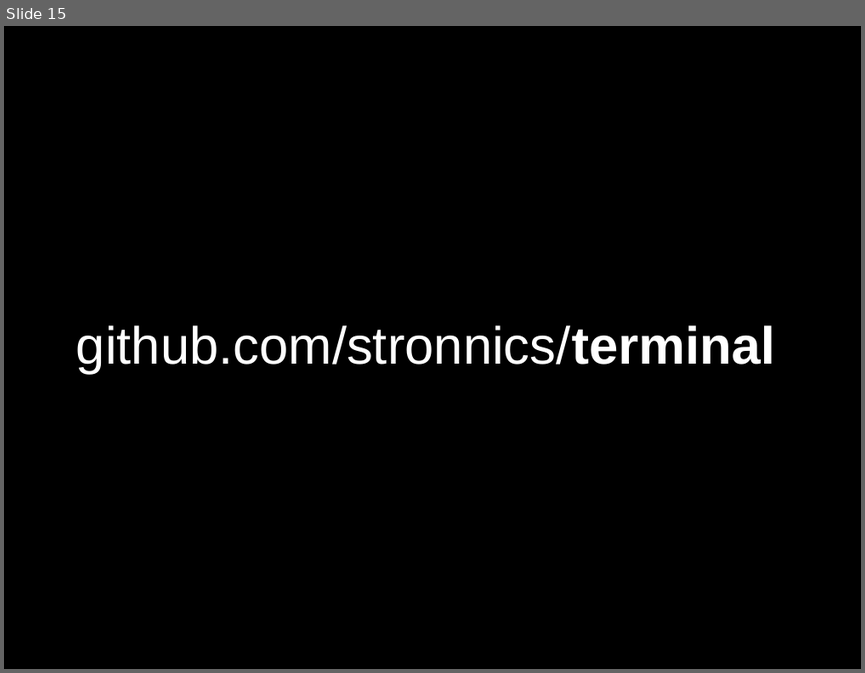
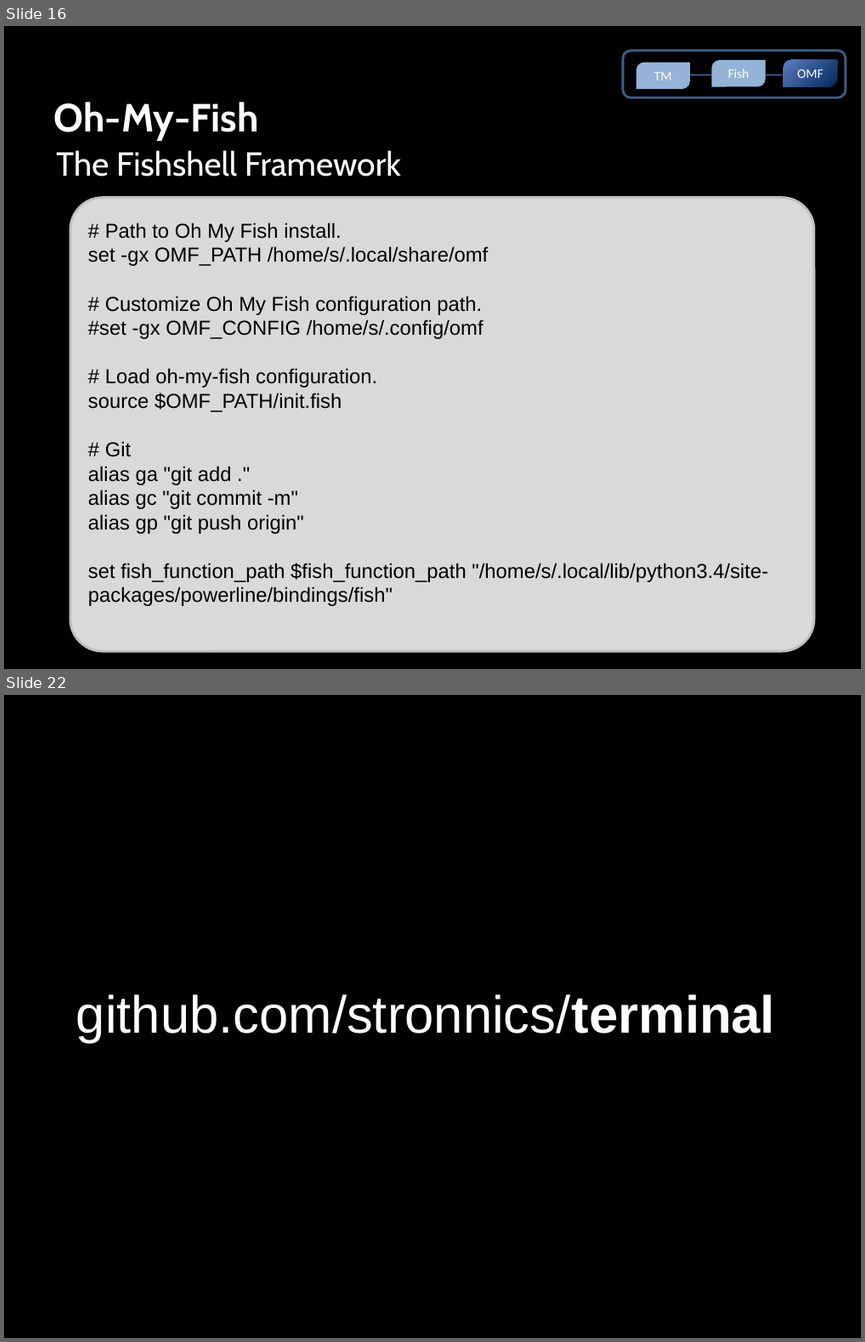
Before and after one commit to paiva/terminal, a slide deck: presentation/terminal.pptx. Shown one above the other, each under a label of ours: slide 15 before the commit, slides 16 and 22 after it; the slides between them are not shown. The pictures are 865x673 and 865x1342 pixels, drawn with LibreOffice and Linux fonts; fonts in the diff are those of the drawing. Boxes give left, top, right and bottom in pixels: in the first picture for what was removed or moved away, otherwise in the second. Text is boxed around its words. In the diff, an @@ line names an element or a change of style, - is before the commit and + after.

```diff
--- a/presentation/terminal.pptx
+++ b/presentation/terminal.pptx
@@ slide 16 added at bbox=[4, 26, 861, 669], background #000000 @@
@@ rounded rectangle added at bbox=[623, 51, 846, 98], outline #3A5F8B 2.01 pt @@
@@ round diag rect added at bbox=[636, 62, 690, 89], fill #95B3D7, 11 pt, text #FFFFFF @@
+TM
@@ line added from (689, 74) to (712, 74), #4A7EBB 0.74 pt @@
@@ round diag rect added at bbox=[712, 59, 766, 86], fill #95B3D7, 11 pt, text #FFFFFF @@
+Fish
@@ line added from (765, 74) to (782, 74), #4A7EBB 0.74 pt @@
@@ round diag rect added at bbox=[783, 59, 837, 86], fill gradient #5E7CC4 to #00295C, 11 pt, text #FFFFFF @@
+OMF
@@ text added at bbox=[54, 102, 259, 141], 33 pt, text #FFFFFF, bold @@
+Oh-My-Fish
@@ text added at bbox=[56, 150, 401, 176], 28 pt, text #FFFFFF @@
+The Fishshell Framework
@@ rounded rectangle added at bbox=[70, 198, 814, 651], fill #D9D9D9, outline #BFBFBF 2 pt, 17 pt, text #000000 @@
+# Path to Oh My Fish install.
+set -gx OMF_PATH /home/s/.local/share/omf
+# Customize Oh My Fish configuration path.
+#set -gx OMF_CONFIG /home/s/.config/omf
+# Load oh-my-fish configuration.
+source $OMF_PATH/init.fish
+# Git
+alias ga "git add ."
+alias gc "git commit -m"
+alias gp "git push origin"
+set fish_function_path $fish_function_path "/home/s/.local/lib/python3.4/site-packages/powerline/bindings/fish"
@@ what was slide 15 is now slide 22 @@
```
Also in this commit, not shown: 5 slides changed, 9 other slides added, 3 slides removed.
